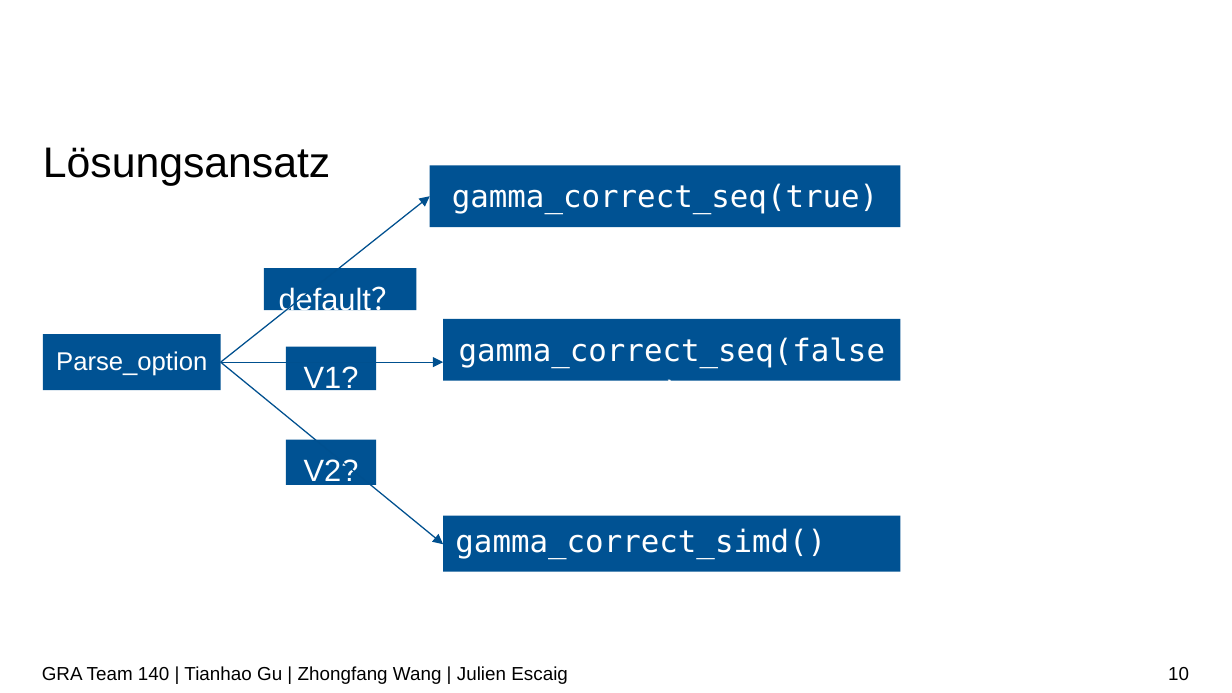
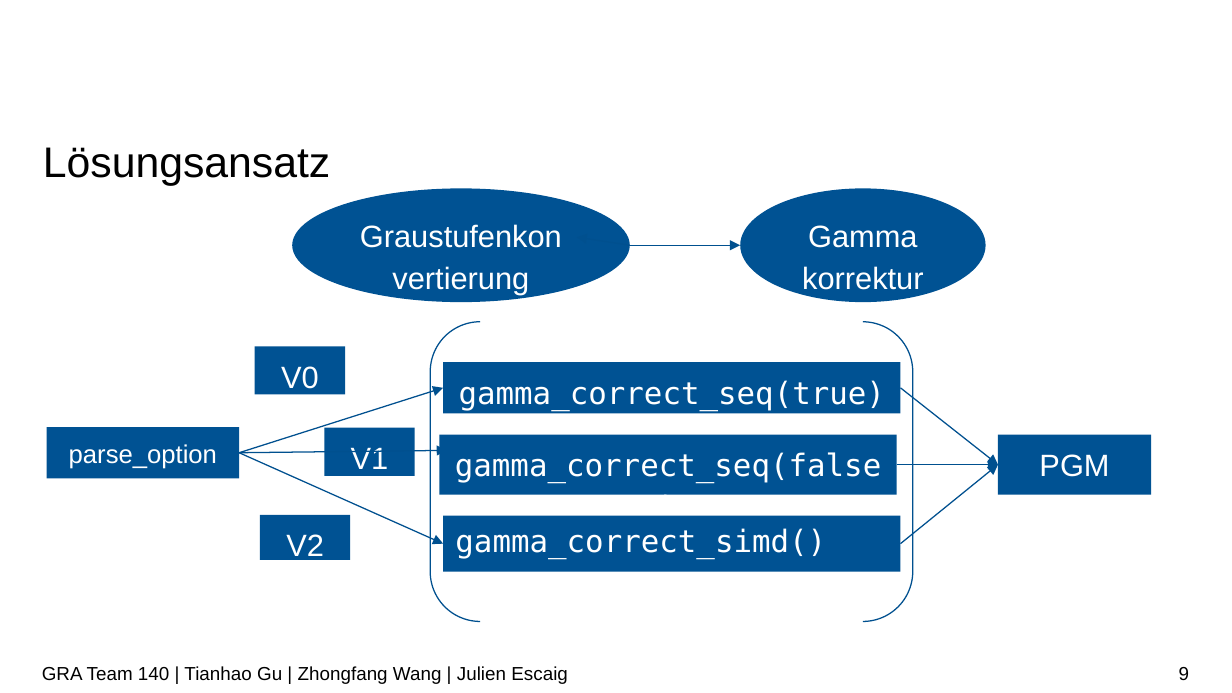
Before and after one commit to tianhaogutum/1, a slide deck: slide 9 of Vortrag/Vortrag.pptx (slide 10 before the commit). Drawn at 1232x693 pixels with LibreOffice and Linux fonts; fonts in the diff are those of the drawing; background and template pictures are left out. Boxes give left, top, right and bottom in pixels: in the first picture for what was removed or moved away, otherwise in the second. Text is boxed around its words. In the diff, an @@ line names an element or a change of style, - is before the commit and + after.

```diff
--- a/Vortrag/Vortrag.pptx
+++ b/Vortrag/Vortrag.pptx
@@ ellipse added at box(292, 188, 630, 302), fill #005293, 18 pt, text #FFFFFF @@
+Graustufenkonvertierung
@@ ellipse added at box(740, 188, 986, 302), fill #005293, 18 pt, text #FFFFFF @@
+Gamma
+korrektur
@@ arrow added from (630, 245) to (577, 238), #005090 0.75 pt @@
@@ arrow added from (630, 245) to (740, 245), #005090 0.75 pt @@
@@ bracket pair added at box(430, 322, 913, 621), outline #005090 0.75 pt @@
@@ rectangle "V0": place and size @@
-rectangle "V0" at box(264, 269, 416, 310)
+rectangle "V0" at box(255, 346, 345, 394)
@@ arrow moved from (221, 362) - (430, 196) to (239, 453) - (444, 388) @@
@@ text in rectangle at box(281, 366, 319, 389): text changed @@
-default？
+V0
@@ rectangle "gamma_correct_seq(true)": place and size @@
-rectangle "gamma_correct_seq(true)" at box(430, 165, 901, 227)
+rectangle "gamma_correct_seq(true)" at box(444, 362, 901, 414)
@@ arrow added from (901, 388) to (998, 464), #005090 0.75 pt @@
@@ rectangle "parse_option": place and size @@
-rectangle "parse_option" at box(43, 334, 221, 389)
+rectangle "parse_option" at box(47, 428, 239, 479)
@@ text in rectangle at box(69, 444, 217, 469): text changed @@
-Parse_option
+parse_option
@@ rectangle "V1": place and size @@
-rectangle "V1" at box(286, 346, 376, 389)
+rectangle "V1" at box(324, 428, 414, 476)
@@ text in rectangle at box(351, 447, 389, 469): text changed @@
-V1?
+V1
@@ rectangle "gamma_correct_seq(false)": place and size @@
-rectangle "gamma_correct_seq(false)" at box(444, 319, 901, 381)
+rectangle "gamma_correct_seq(false)" at box(440, 435, 897, 495)
@@ rectangle added at box(998, 435, 1151, 495), fill #005293, 18 pt, text #FFFFFF @@
+PGM
@@ arrow moved from (221, 362) - (444, 545) to (239, 453) - (444, 543) @@
@@ arrow moved from (221, 362) - (444, 362) to (239, 453) - (447, 451) @@
@@ arrow added from (897, 464) to (998, 464), #005090 0.75 pt @@
@@ arrow added from (901, 543) to (998, 464), #005090 0.75 pt @@
@@ rectangle "V2": place and size @@
-rectangle "V2" at box(286, 440, 376, 485)
+rectangle "V2" at box(260, 515, 350, 561)
@@ text in rectangle at box(286, 534, 324, 562): text changed @@
-V2?
+V2
@@ page number at box(1179, 667, 1189, 680): text changed @@
-10
+9
```
Also in this commit, not shown: 9 other slides changed, 3 slides added, 1 slide removed, 3 other files.
